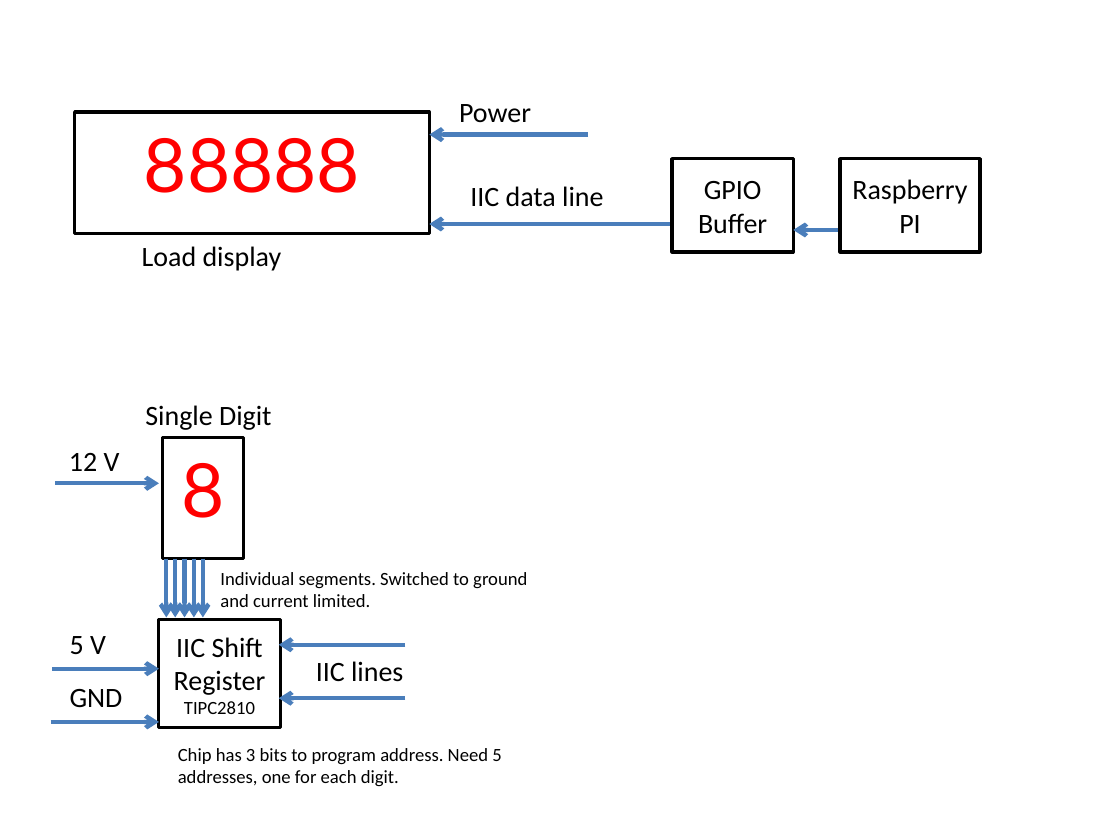
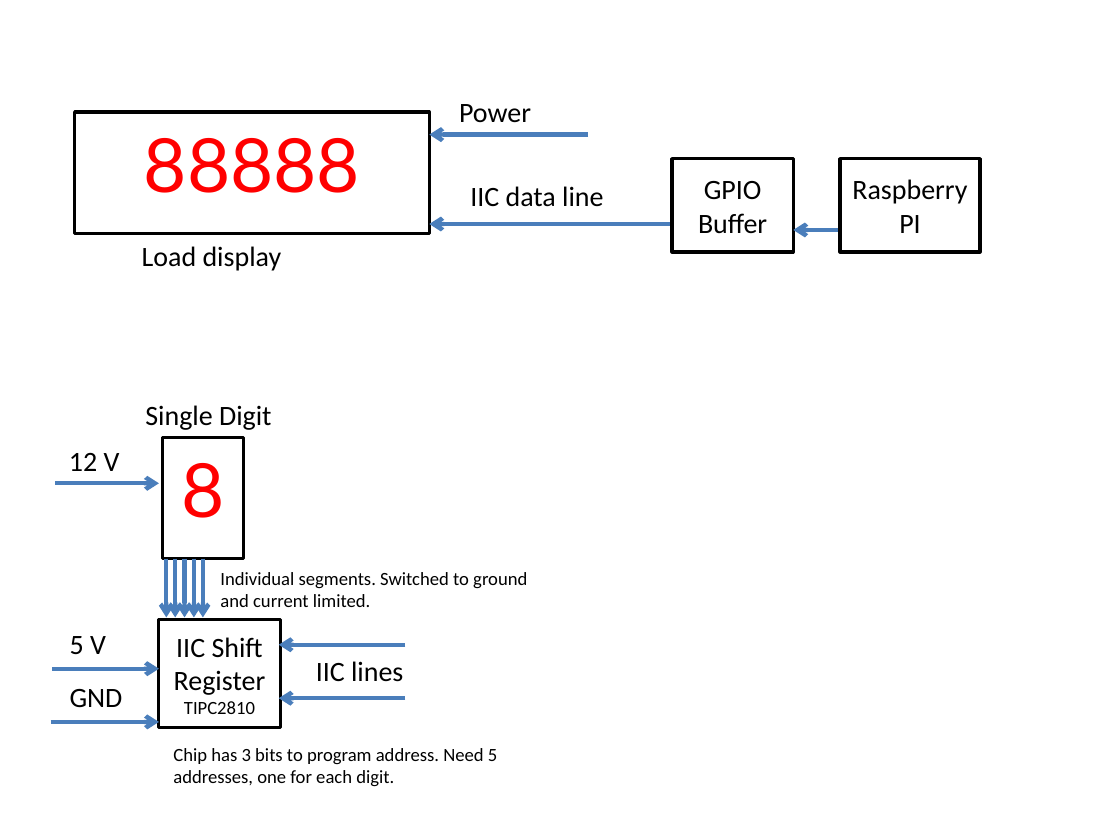
Before and after one commit to TheBengineer/Bridge-Tester, a slide deck: slide 1 of Design/Subsystems/Load display.pptx. Drawn at 1120x840 pixels with LibreOffice and Linux fonts; fonts in the diff are those of the drawing. Boxes give left, top, right and bottom in pixels: in the first picture for what was removed or moved away, otherwise in the second. Text is boxed around its words. In the diff, an @@ line names an element or a change of style, - is before the commit and + after.

Commit message:
Adding the load display subsystem diagram

```diff
--- a/Design/Subsystems/Load display.pptx
+++ b/Design/Subsystems/Load display.pptx
@@ text "Chip has 3 bits to ...": place and size @@
-text "Chip has 3 bits to ..." at [178, 748, 501, 786]
+text "Chip has 3 bits to ..." at [173, 748, 497, 787]
```
